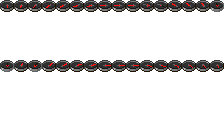
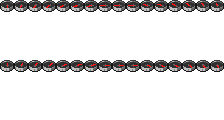
Layer changes from the first 224 x 120 image to the second:
painted on "compass_31.png" over (x1=210, y1=61, x2=224, y2=72)
painted on "compass_30.png" over (x1=196, y1=61, x2=210, y2=72)
painted on "compass_29.png" over (x1=182, y1=61, x2=196, y2=72)
painted on "compass_28.png" over (x1=168, y1=61, x2=182, y2=72)
painted on "compass_27.png" over (x1=154, y1=61, x2=168, y2=72)
painted on "compass_26.png" over (x1=140, y1=61, x2=154, y2=72)
painted on "compass_25.png" over (x1=126, y1=61, x2=140, y2=72)
painted on "compass_24.png" over (x1=112, y1=61, x2=126, y2=72)
painted on "compass_23.png" over (x1=98, y1=61, x2=112, y2=72)
painted on "compass_22.png" over (x1=84, y1=61, x2=98, y2=72)
painted on "compass_21.png" over (x1=70, y1=61, x2=84, y2=72)
painted on "compass_20.png" over (x1=56, y1=61, x2=70, y2=72)
painted on "compass_19.png" over (x1=42, y1=61, x2=56, y2=72)
painted on "compass_18.png" over (x1=28, y1=61, x2=42, y2=72)
painted on "compass_17.png" over (x1=14, y1=61, x2=28, y2=72)
painted on "compass_16.png" over (x1=0, y1=61, x2=14, y2=72)
painted on "compass_15.png" over (x1=210, y1=1, x2=224, y2=12)
painted on "compass_14.png" over (x1=196, y1=1, x2=210, y2=12)
painted on "compass_13.png" over (x1=182, y1=1, x2=196, y2=12)
painted on "compass_12.png" over (x1=168, y1=1, x2=182, y2=12)
painted on "compass_11.png" over (x1=154, y1=1, x2=168, y2=12)
painted on "compass_10.png" over (x1=140, y1=1, x2=154, y2=12)
painted on "compass_09.png" over (x1=126, y1=1, x2=140, y2=12)
painted on "compass_08.png" over (x1=112, y1=1, x2=126, y2=12)
…and 8 more changes (8 painted)
